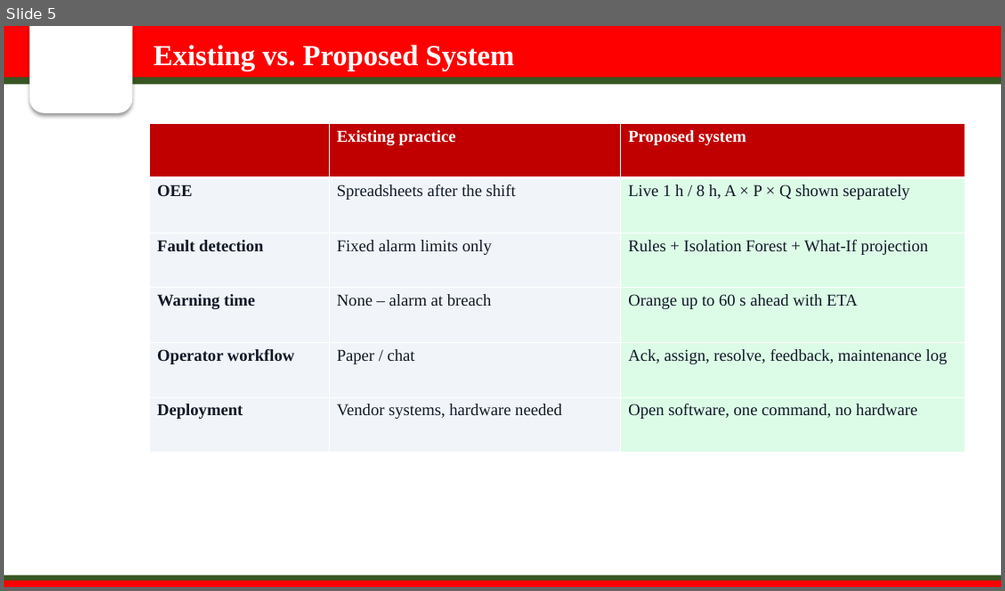
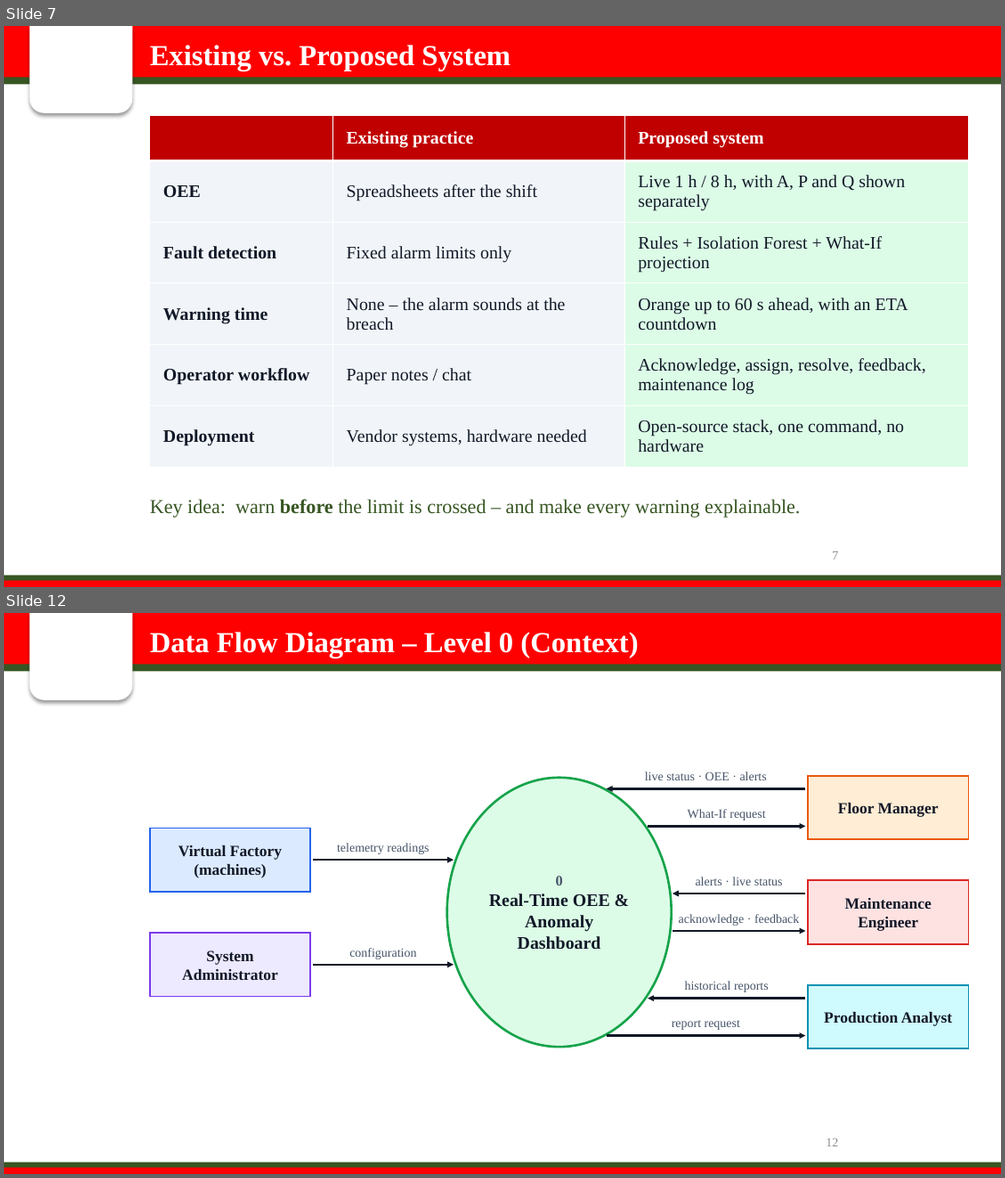
Before and after one commit to sanika-2811/oee-smart-factory, a slide deck: presentation/OEE_Smart_Factory_Presentation.pptx. Shown one above the other, each under a label of ours: slide 5 before the commit, slides 7 and 12 after it; the slides between them are not shown. The pictures are 1005x591 and 1005x1178 pixels, drawn with LibreOffice and Linux fonts; fonts in the diff are those of the drawing; background and template pictures are left out. Boxes give left, top, right and bottom in pixels: in the first picture for what was removed or moved away, otherwise in the second. Text is boxed around its words. In the diff, an @@ line names an element or a change of style, - is before the commit and + after.

```diff
--- a/presentation/OEE_Smart_Factory_Presentation.pptx
+++ b/presentation/OEE_Smart_Factory_Presentation.pptx
@@ slide 12 added at (4,613,1001,1174), background #FFFFFF; not listed: 5 template elements that a slide beside it also shows @@
@@ text added at (150,632,638,657), 28 pt, text #FFFFFF, bold @@
+Data Flow Diagram – Level 0 (Context)
@@ text added at (645,771,767,780), 12 pt, text #475569 @@
+live status · OEE · alerts
@@ ellipse added at (446,778,671,1046), fill #DCFCE7, outline #16A34A 2.25 pt, 17 pt, text #111827, bold @@
+0
+Real-Time OEE & Anomaly Dashboard
@@ arrow added from (806, 788) to (606, 788), #111827 1.9 pt @@
@@ rectangle added at (808,775,969,839), fill #FFEDD5, outline #EA580C 1.5 pt, 15 pt, text #111827, bold @@
+Floor Manager
@@ arrow added from (647, 826) to (806, 826), #111827 1.9 pt @@
@@ text added at (688,809,765,820), 12 pt, text #475569 @@
+What-If request
@@ rectangle added at (150,828,310,892), fill #DBEAFE, outline #2563EB 1.5 pt, 15 pt, text #111827, bold @@
+Virtual Factory (machines)
@@ text added at (337,843,429,854), 12 pt, text #475569 @@
+telemetry readings
@@ arrow added from (313, 860) to (453, 860), #111827 1.9 pt @@
@@ text added at (696,876,783,885), 12 pt, text #475569 @@
+alerts · live status
@@ arrow added from (806, 893) to (672, 893), #111827 1.9 pt @@
@@ rectangle added at (808,881,969,944), fill #FEE2E2, outline #DC2626 1.5 pt, 15 pt, text #111827, bold @@
+Maintenance Engineer
@@ arrow added from (672, 931) to (806, 931), #111827 1.9 pt @@
@@ text added at (679,914,799,925), 12 pt, text #475569 @@
+acknowledge · feedback
@@ rectangle added at (150,933,310,997), fill #EDE9FE, outline #7C3AED 1.5 pt, 15 pt, text #111827, bold @@
+System Administrator
@@ text added at (349,948,416,959), 12 pt, text #475569 @@
+configuration
@@ arrow added from (313, 965) to (453, 965), #111827 1.9 pt @@
@@ text added at (685,981,769,992), 12 pt, text #475569 @@
+historical reports
@@ rectangle added at (808,985,969,1048), fill #CFFAFE, outline #0891B2 1.5 pt, 15 pt, text #111827, bold @@
+Production Analyst
@@ arrow added from (806, 998) to (647, 998), #111827 1.9 pt @@
@@ arrow added from (606, 1036) to (806, 1036), #111827 1.9 pt @@
@@ text added at (672,1020,740,1030), 12 pt, text #475569 @@
+report request
@@ page number added at (825,1138,838,1146), 12 pt, text #8C8C8C @@
+12
@@ what was slide 5 is now slide 7 @@
@@ slide 7 changed as well @@
@@ text "Existing vs. Proposed System": place and size @@
-text "Existing vs. Proposed System" at (154,45,515,70)
+text "Existing vs. Proposed System" at (150,45,510,70)
@@ table at (150,116,969,467) @@
-row 2, column 3: Live 1 h / 8 h, A × P × Q shown separately
+row 2, column 3: Live 1 h / 8 h, with A, P and Q shown separately
-row 4, column 2: None – alarm at breach
+row 4, column 2: None – the alarm sounds at the breach
-row 4, column 3: Orange up to 60 s ahead with ETA
+row 4, column 3: Orange up to 60 s ahead, with an ETA countdown
-row 5, column 2: Paper / chat
+row 5, column 2: Paper notes / chat
-row 5, column 3: Ack, assign, resolve, feedback, maintenance log
+row 5, column 3: Acknowledge, assign, resolve, feedback, maintenance log
-row 6, column 3: Open software, one command, no hardware
+row 6, column 3: Open-source stack, one command, no hardware
@@ size 16 to 17 pt in "Existing practice", "Proposed system", "OEE", "Spreadsheets after the shift" and 7 more places @@
@@ table: place and size @@
-table at (150,123,965,452)
+table at (150,116,969,467)
@@ text added at (150,499,800,517), 19 pt, text #375623 @@
+Key idea: warn before the limit is crossed – and make every warning explainable.
@@ page number added at (832,551,838,559), 12 pt, text #8C8C8C @@
+7
```
Also in this commit, not shown: 8 other slides changed, 28 other slides added, 7 slides removed, 5 other files.
